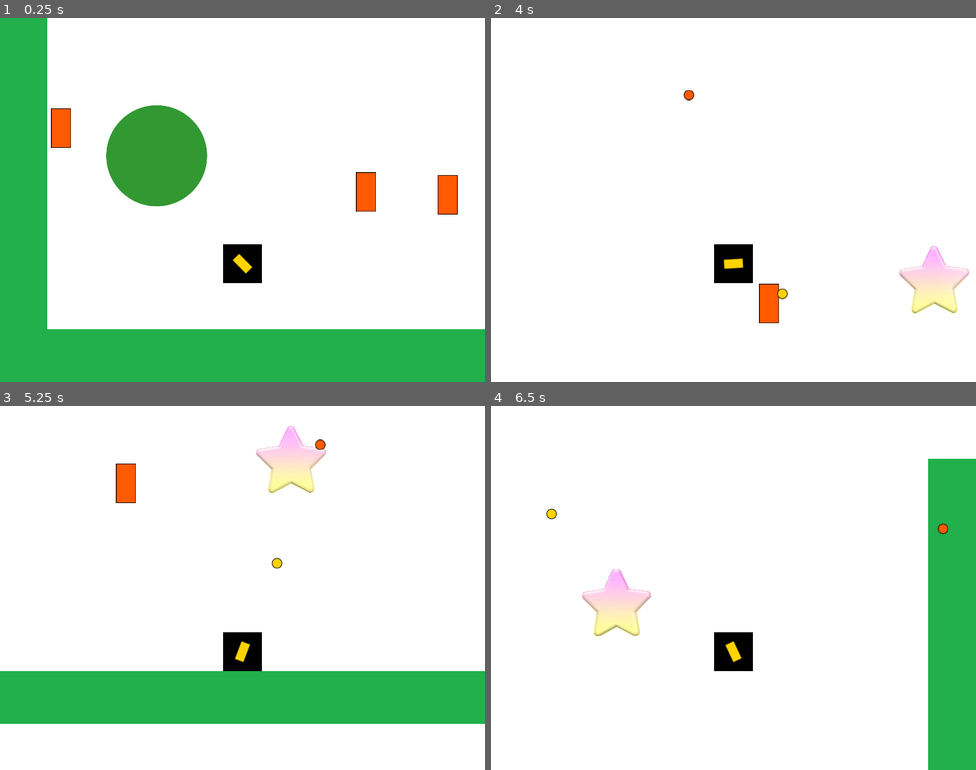
Above: before the commit, frames 1-4 (two rows, left to right).
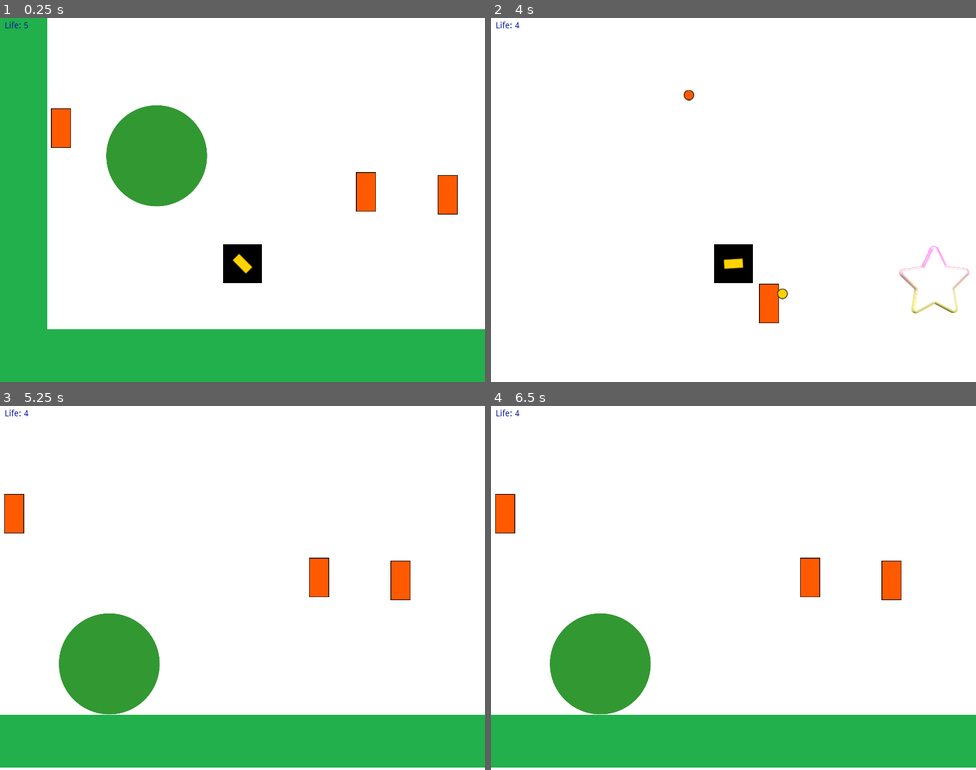
Above: after the commit, the same moments.

Repository: pasqualegabriel/VideoJuegos
Game: Godot game, scene res://Main.tscn
Two runs of this game, one before a commit and one after it. Both use one fixed random seed, a clock stepped at 60 frames per second and the inputs below.
Inputs (mouse positions are in pixels of both pictures, inside the frame that each line leads up to):
- Up to frame 1 (0.25 s): no input
- Up to frame 2 (4 s): move the mouse to (840, 181) at 0.52 s; hold D (move_right) 0.53-2.03 s; click (840, 181) at 0.6 s; tap Up (jump) at 0.77, 1.52, 3.02, 3.77 s; move the mouse to (636, 218) at 1.27 s; click (636, 218) at 1.35 s; move the mouse to (782, 119) at 2.02 s; hold A (move_left) 2.03-2.78 s; click (782, 119) at 2.1 s; move the mouse to (709, 272) at 2.77 s; hold D (move_right) from 2.78 s (still down); click (709, 272) at 2.85 s; move the mouse to (879, 254) at 3.52 s; click (879, 254) at 3.6 s
- Up to frame 3 (5.25 s): move the mouse to (97, 533) at 4.27 s; release D (move_right) at 4.28 s; hold A (move_left) 4.28-5.03 s; click (97, 533) at 4.35 s; tap Up (jump) at 4.52 s; move the mouse to (266, 588) at 5.02 s; hold D (move_right) from 5.03 s (still down); click (266, 588) at 5.1 s
- Up to frame 4 (6.5 s): move the mouse to (660, 497) at 5.77 s; release D (move_right) at 5.78 s; hold A (move_left) from 5.78 s (still down); click (660, 497) at 5.85 s; tap Up (jump) at 6.02 s

The runs differ from the first frame. In frame 1, less than 0.1% of the frame differs, in the area x 1-6%, y 1-3%; in frame 2, 1.2%; in frame 3, 31%, in the area x 0-100%, y 1-100%; in frame 4, 28%.

Commit message:
clase 4 player lives

Diff:
--- a/Clase 4/Main.gd
+++ b/Clase 4/Main.gd
@@ -8,6 +8,7 @@
 onready var star_scene := preload("res://entities/collectibles/Star.tscn")
 
 var star_position := Vector2(1600,160)
+var lives:int = 5
 
 func _ready():
 	randomize()
@@ -17,9 +18,11 @@
 	initialize_turrets()
 
 	var star = star_scene.instance()
+	star.initialize(self)
 	add_child(star)
 	star.set_position(star_position)
 
+	$Life.initialize(lives)
 	$Music.play()
 
 
@@ -27,7 +30,21 @@
 	var visible_rect:Rect2 = get_viewport().get_visible_rect()
 	for i in 3:
 		var turret_instance = turret_scene.instance()
+		var turret_pos:Vector2 = Vector2(rand_range(visible_rect.position.x, visible_rect.end.x), rand_range(visible_rect.position.y + 30, player.global_position.y - 50))
+		turret_instance.initialize(self, turret_pos, player, self)
 
-		var turret_pos:Vector2 = Vector2(rand_range(visible_rect.position.x, visible_rect.end.x), rand_range(visible_rect.position.y + 30, player.global_position.y - 50))
+func hit():
+	if lives == 0:
+		lost()
+		player.bye()
+	lives -= 1
+	$Life.update(lives)
 
-		turret_instance.initialize(self, turret_pos, player, self)
+func win():
+	$Music.stop()
+	$Win.play()
+	player.bye()
+
+func lost():
+	$Music.stop()
+	$Lost.play()
--- a/Clase 4/Main.tscn
+++ b/Clase 4/Main.tscn
@@ -10,6 +10,7 @@
 [ext_resource path="res://assets/sounds/lost.wav" type="AudioStream" id=8]
 [ext_resource path="res://assets/sounds/game.wav" type="AudioStream" id=9]
 [ext_resource path="res://assets/sounds/win.wav" type="AudioStream" id=10]
+[ext_resource path="res://entities/collectibles/Life.tscn" type="PackedScene" id=11]
 
 [node name="Main" type="Node"]
 script = ExtResource( 3 )
@@ -50,3 +51,5 @@
 
 [node name="Lost" type="AudioStreamPlayer" parent="."]
 stream = ExtResource( 8 )
+
+[node name="Life" parent="." instance=ExtResource( 11 )]
--- /dev/null
+++ b/Clase 4/entities/collectibles/Life.gd
@@ -0,0 +1,9 @@
+extends CanvasLayer
+
+const text = "Life: "
+
+func initialize(nro):
+	$Label.text = text + str(nro)
+
+func update(nro):
+	$Label.text = text + str(nro)
--- /dev/null
+++ b/Clase 4/entities/collectibles/Life.tscn
@@ -0,0 +1,16 @@
+[gd_scene load_steps=2 format=2]
+
+[ext_resource path="res://entities/collectibles/Life.gd" type="Script" id=1]
+
+[node name="Life" type="CanvasLayer"]
+script = ExtResource( 1 )
+
+[node name="Label" type="Label" parent="."]
+margin_left = 7.54015
+margin_top = 5.75432
+margin_right = 47.5401
+margin_bottom = 19.7543
+custom_colors/font_color = Color( 0.054902, 0.105882, 0.631373, 1 )
+__meta__ = {
+"_edit_use_anchors_": false
+}
--- a/Clase 4/entities/collectibles/Star.gd
+++ b/Clase 4/entities/collectibles/Star.gd
@@ -1,8 +1,11 @@
 extends AnimatedSprite
 
+onready var area := $Area2D
 
+var container
 
-onready var area := $Area2D
+func initialize(container):
+	self.container = container
 
 func _ready():
 	scale = Vector2(0.25,0.25)
@@ -10,4 +13,5 @@
 
 func _on_body_entered(body):
 	if body.is_in_group("player"):
+		container.win()
 		Global.level_passed()
--- a/Clase 4/entities/collectibles/Star.tscn
+++ b/Clase 4/entities/collectibles/Star.tscn
@@ -182,7 +182,7 @@
 [node name="Star" type="AnimatedSprite"]
 scale = Vector2( 0.25, 0.25 )
 frames = SubResource( 42 )
-frame = 5
+frame = 8
 playing = true
 script = ExtResource( 2 )
 
--- a/Clase 4/entities/player/Player.gd
+++ b/Clase 4/entities/player/Player.gd
@@ -53,6 +53,11 @@
 func notify_hit():
 	hits += 1
 	print("ouch " + str(hits))
+	projectile_container.hit()
 
 func _ready():
 	add_to_group("player")
+
+func bye():
+	projectile_container.remove_child(self)
+	queue_free()
Not shown: 1 places in Clase 4/Main.tscn that only renumber resources
